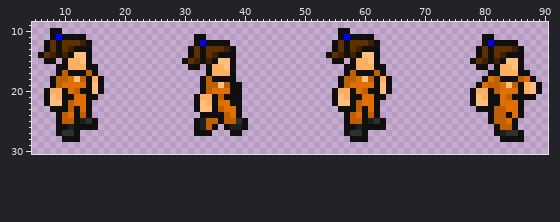
Sprite sheet -- Images.xcassets/People/humanInmateFemale.imageset/humanInmateFemale.png. The picture above is the old version.
The file is 96x32 pixels. Shown: x 5..90, y 9..30.
The result:
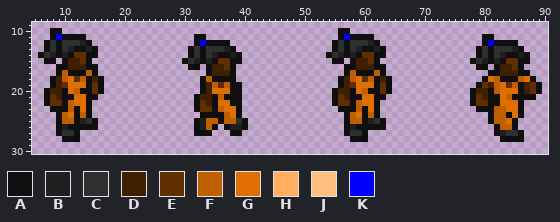
Palette (. is transparent): A #0f0f0f  B #1f1f1f  C #2f2f2f  D #3f1f00  E #5f2f00  F #bf5f00  G #df6f00  H #ffaf5f  J #ffbf7f  K #0000ff
Changes in this commit:
@@ x 5..90 @@
 11 ...AKAAAA..................AA......................AKAAAA..................AA.........
-12 ..AEAEEEDA.................AKAAAA.................AEAEEEDA.................AKAAAA.....
-13 ..AEAEDAAA................AEAEEEDA................AEAEDAAA................AEAEEEDA....
-14 .AEDADAJJA................AEAEDAAA...............AEDADAJJA................AEAEDAAA....
-15 ..AA.AHHJA...............AEDADAJJA................AA.AHHJA...............AEDADAJJA....
-16 ....AAHHHAA...............AA.AHHJA..................AAHHHAA...............AA.AHHJA....
-17 ....AFAAAFA..................AHHHA..................AFAAAFA.................AAHHHAA...
-18 ...AFFGJFAHA................AFAAAA.................AFFGJFAHA...............AGFAAAFGA..
-19 ...AFGGGGAJA................AFFJFAA................AFGGGGAJA..............AGFFGJFAHJA.
-20 ..AHHAGFAAJA................AFGGGAA...............AHHAGFAAJA.............AHHAFGGGAHJA.
-21 ..AJHAAGGAA................AHHAFAAA...............AJHAAGGAA..............AJHAAGFAAAA..
-22 ..AJJAFGGA.................AJHAGGAA...............AJJAFGGA...............AJJAAGGGA....
-23 ...AAAFAGA.................AJJAFGGA................AAAFAGA................AAAFFGGA....
+12 ..ACACCCBA.................AKAAAA.................ACACCCBA.................AKAAAA.....
+13 ..ACACBAABA...............ACACCCBA................ACACBAABA...............ACACCCBA....
+14 .ACBABAEEAA...............ACACBAABA..............ACBABAEEAA...............ACACBAABA...
+15 ..AA.ADDEA...............ACBABAEEAA...............AA.ADDEA...............ACBABAEEAA...
+16 ....AADDDAA...............AA.ADDEA..................AADDDAA...............AA.ADDEA....
+17 ....AFAAAFA..................ADDDA..................AFAAAFA.................AADDDAA...
+18 ...ADFGEFADA................AFAAAA.................ADFGEFADA...............AGFAAAFGA..
+19 ...ADEGGGAEA................ADFEFAA................ADEGGGAEA..............AEDFGEFADEA.
+20 ..ADDAGFAAEA................ADGGGAA...............ADDAGFAAEA.............ADDAFGGGADEA.
+21 ..AEDAAGGAA................ADDAFAAA...............AEDAAGGAA..............AEDAAGFAAAA..
+22 ..AEEAFGGA.................AEDAGGAA...............AEEAFGGA...............AEEAAGGGA....
+23 ...AAAFAGA.................AEEAFGGA................AAAFAGA................AAAFFGGA....
 24 ....AFGAFA..................AAAAFGA.................AFGAFA..................AFFAGA....
 25 ....AFFABCA................ABFFAFFCA................AFFABCA.................AFFGA.....
-26 ....AABAAAA................ABFA.ABBA................AABAAAA..................AFFA.....
+26 ....ABAAAAA................ABFA.ABBA................ABAAAAA..................AFFA.....
 27 ....ACCA...................AAA...AA.................ACCA.....................ABCCA....
